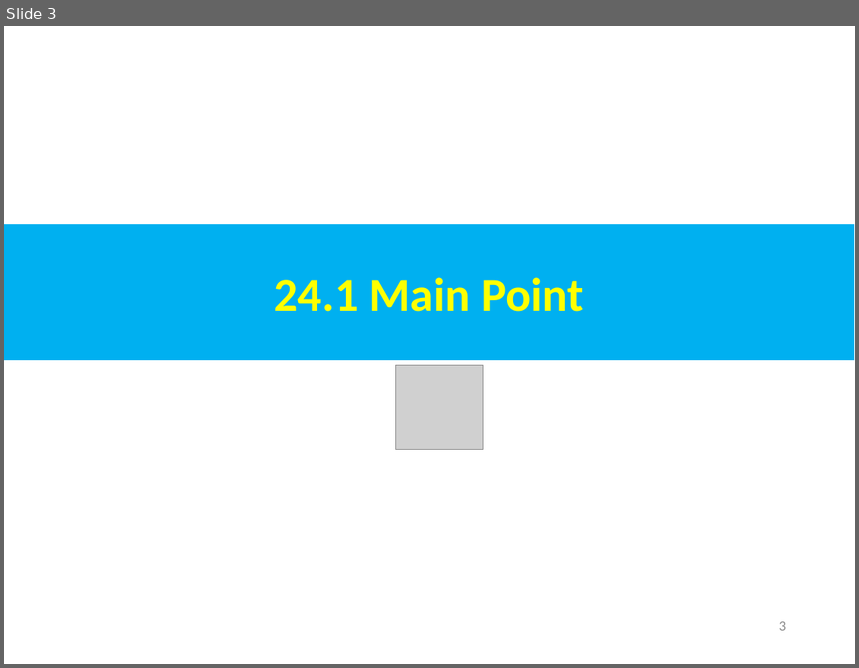
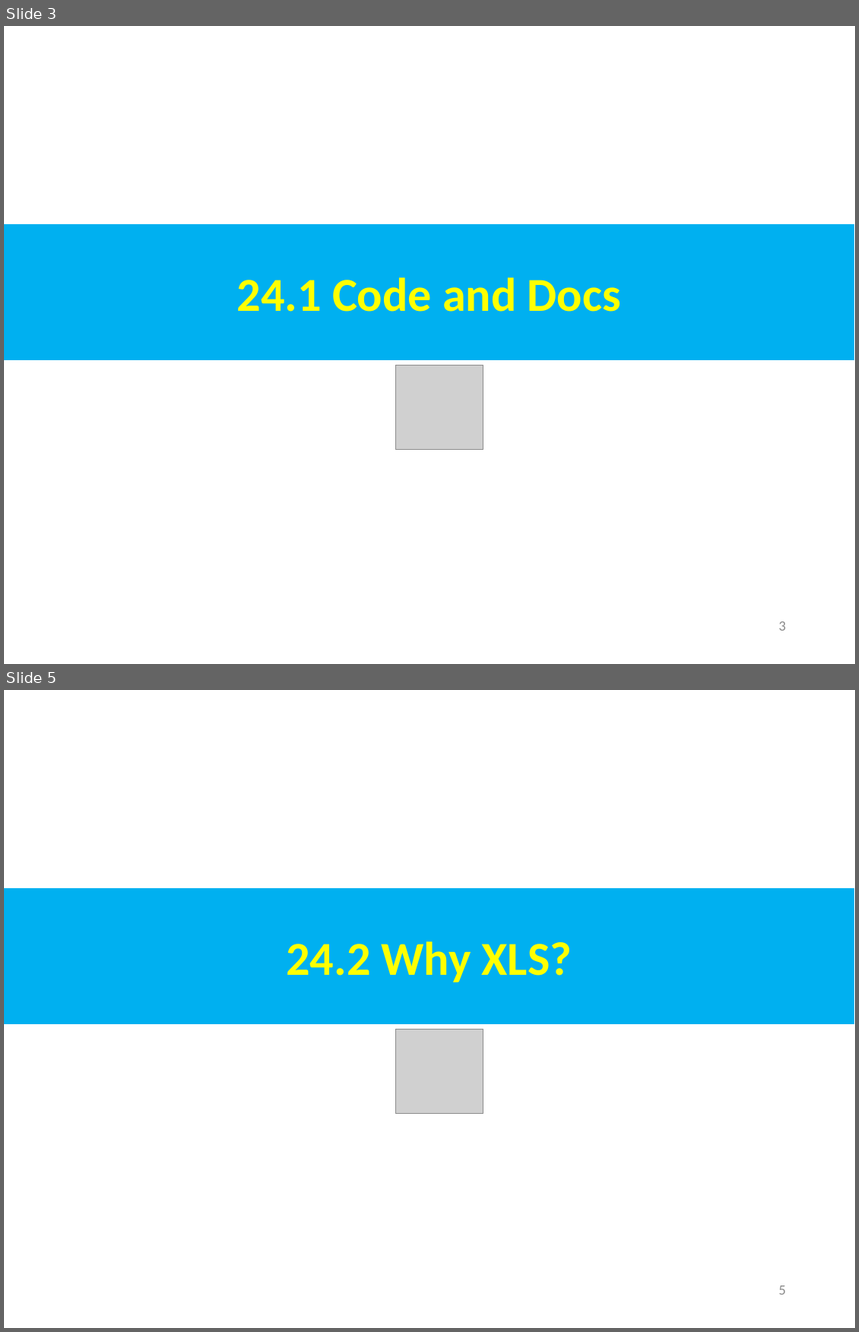
Before and after one commit to peterhchen/AIU_CS800_Chisel, a slide deck: 500_UCSC_HWD/024_XLS_GPU/000_Video/024.XLS_GPU.ppt. Shown one above the other, each under a label of ours: slide 3 before the commit, slides 3 and 5 after it; the slides between them are not shown. The pictures are 859x668 and 859x1332 pixels, drawn with LibreOffice and Linux fonts; fonts in the diff are those of the drawing; grey boxes stand for pictures. Boxes give left, top, right and bottom in pixels: in the first picture for what was removed or moved away, otherwise in the second. Text is boxed around its words. In the diff, an @@ line names an element or a change of style, - is before the commit and + after.

```diff
--- a/500_UCSC_HWD/024_XLS_GPU/000_Video/024.XLS_GPU.ppt
+++ b/500_UCSC_HWD/024_XLS_GPU/000_Video/024.XLS_GPU.ppt
@@ slide 5 added at [4, 690, 855, 1328], background #FFFFFF @@
@@ rectangle added at [4, 888, 854, 1024], fill #00B0F0, 40 pt, text #FFFF00, bold @@
+24.2 Why XLS?
@@ picture added at [396, 1030, 484, 1114] @@
@@ page number added at [779, 1286, 786, 1295], 12 pt, text #8B8B8B @@
+5
@@ slide 3 changed as well @@
@@ text in rectangle at [237, 278, 620, 312]: text changed @@
-24.1 Main Point
+24.1 Code and Docs
```
Also in this commit, not shown: 9 other slides added, 2 slides removed.
